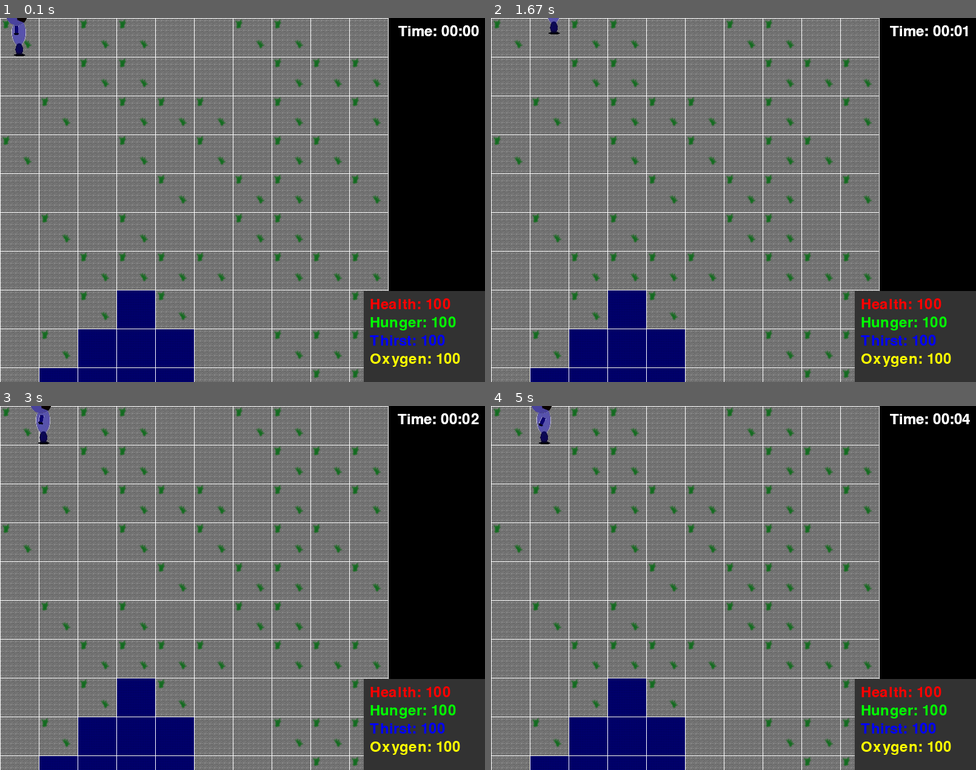
Above: before the commit, frames 1-4 (two rows, left to right).
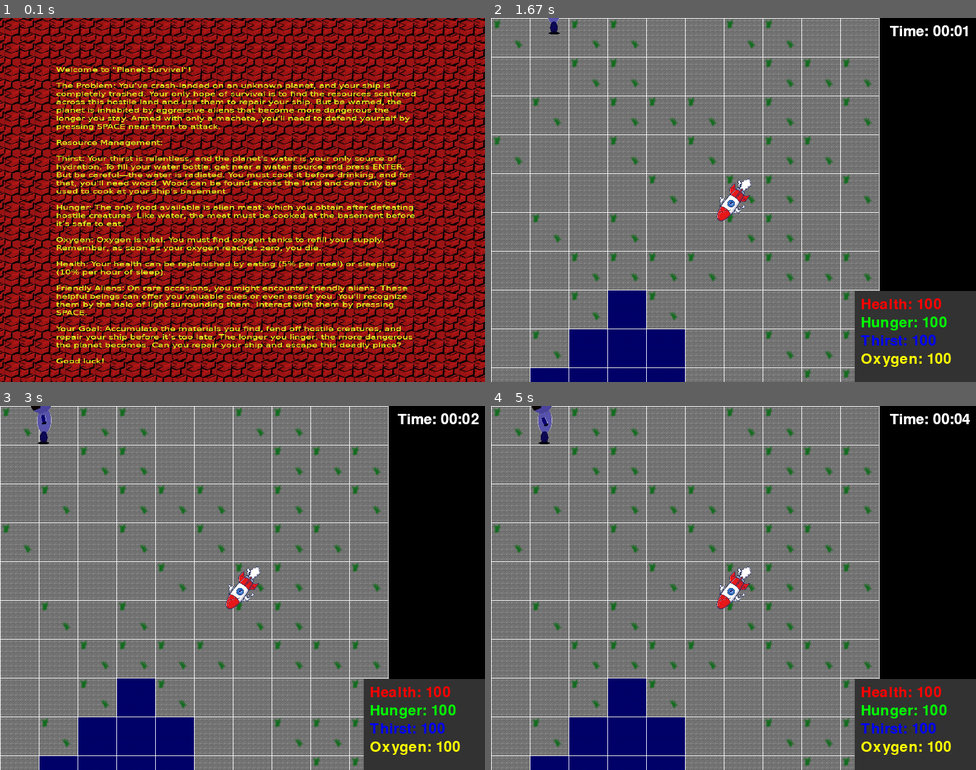
Above: after the commit, the same moments.

Repository: Mael-Pilon-Joly/alien-survival-game
Game: pygame game, started from pygame_basic.py
The game is run twice, just before and just after one commit, with the same random seed, the same clock (stepped at 60 frames per second) and the same inputs.
Inputs:
- Up to frame 1 (0.1 s): no input
- Up to frame 2 (1.67 s): tap S at 0.33 s; hold Right 0.67-1.13 s; hold Up 1.17-1.47 s; hold Right from 1.5 s (still down)
- Up to frame 3 (3 s): release Right at 1.97 s; hold Left 2-2.53 s; hold Down 2.57-2.87 s; hold Left from 2.9 s (still down)
- Up to frame 4 (5 s): release Left at 3.3 s; hold Up 3.33-3.7 s; hold Right 3.73-4.37 s; hold Down 4.4-4.77 s; hold Left from 4.8 s (still down)

The runs differ from the first frame. In frame 1, 98% of the frame differs, in the area x 0-100%, y 0-100%; in frame 2, 0.4%; in frame 3, 0.5%; in frame 4, 0.5%.

Commit message:
starting border and adding ship

Diff:
--- /dev/null
+++ b/intro.py
@@ -0,0 +1,30 @@
+import pygame
+
+# Initialize Pygame
+pygame.init()
+SCREEN_WIDTH = 800
+SCREEN_HEIGHT = 600
+
+intro_image = pygame.image.load('./assets/intro.png')
+intro_image = pygame.transform.scale(intro_image, (SCREEN_WIDTH, SCREEN_HEIGHT))
+
+
+def display_intro(screen):
+    screen.blit(intro_image, (0, 0))  # Draw the image on the screen at position (0, 0)
+    pygame.display.flip()
+
+# Function to handle the intro screen
+def intro_screen(screen):
+
+    intro_active = True
+    while intro_active:
+        for event in pygame.event.get():
+            if event.type == pygame.QUIT:
+                pygame.quit()
+                exit()
+
+            if event.type == pygame.KEYDOWN:
+                if event.key == pygame.K_s:  # Check if "S" key is pressed
+                    intro_active = False  # Exit the intro screen
+
+        display_intro(screen)
--- a/pygame_basic.py
+++ b/pygame_basic.py
@@ -3,11 +3,14 @@
 import time
 import sys
 import math
+from intro import intro_screen
+from ship import draw_boundary, draw_ship
 
 pygame.init()
 
 SCREEN_WIDTH = 800
 SCREEN_HEIGHT = 600
+
 # Set up display
 screen = pygame.display.set_mode((SCREEN_WIDTH, SCREEN_HEIGHT))
 pygame.display.set_caption('Random Map Grid')
@@ -21,13 +24,14 @@
         self.hunger = 100
         self.thirst = 100
         self.oxygen = 100
+        self.game_over = False
 
 # Create game state
 state = GameState()
 
 # Font for displaying stats
 font = pygame.font.Font(None, 36)
-
+game_over_font = pygame.font.Font(None, 72)
 
 # Time management variables
 game_minutes_passed = 0  # Define this outside the function
@@ -49,12 +53,30 @@
             state.thirst -= 7
             state.oxygen -= 3
 
+        if state.hunger == 0:
+            state.health -= 10
+
+        if state.thirst == 0:
+            state.health -= 20
+
+        if state.oxygen == 0:
+            state.health -=100
+
+        if state.health == 0:
+            state.game_over = True
+
             # Ensure values don't go below zero
             state.hunger = max(state.hunger, 0)
             state.thirst = max(state.thirst, 0)
             state.oxygen = max(state.oxygen, 0)
+            state.health = max(state.health, 0)
+
+
 
 def draw_stats(screen, state, font):
+    if state.game_over:
+        return
+
     # Display the current in-game time and resource stats in a square in the bottom right
     health_text = font.render(f'Health: {int(state.health)}', True, (255, 0, 0))
     hunger_text = font.render(f'Hunger: {int(state.hunger)}', True, (0, 255, 0))
@@ -77,6 +99,12 @@
 
     # Display the time in the upper right corner
     screen.blit(time_text, (screen.get_width() - time_text.get_width() - 10, 10))
+
+def display_game_over(screen):
+    screen.fill((0, 0, 0))  # Black background
+    game_over_text = game_over_font.render("GAME OVER", True, (255, 0, 0))
+    screen.blit(game_over_text, (screen.get_width() // 2 - game_over_text.get_width() // 2, screen.get_height() // 2 - game_over_text.get_height() // 2))
+    pygame.display.flip()
 
 
 # Define grid size
@@ -85,6 +113,9 @@
 TILE_SIZE = 64
 x_pos = 0
 y_pos = 0
+
+currentXArea = 0
+currentYArea = 0
 
 # Arm swing settings
 arm_angle = 0
@@ -184,7 +215,11 @@
 
 # Main game loop
 running = True
+intro = True
 while running:
+    if (intro):
+      intro_screen(screen)
+      intro = False
     for event in pygame.event.get():
         if event.type == pygame.QUIT:
             running = False
@@ -205,8 +240,9 @@
         if(adj_x) % TILE_SIZE == 0:
           if (adj_x / TILE_SIZE < 0):
            adj_x = 9 * TILE_SIZE
-           grid = generate_grid_with_lake_and_grass(GRID_ROWS, GRID_COLS, lake_size=8)
-           inverse_grid = transpose_grid(grid)
+           if currentXArea > -4:
+              grid = generate_grid_with_lake_and_grass(GRID_ROWS, GRID_COLS, lake_size=8)
+              inverse_grid = transpose_grid(grid)
            out_of_bound = True
           print("modulo x")
           print(adj_x,adj_y)
@@ -215,13 +251,15 @@
 
           if inverse_grid[int(adj_x/TILE_SIZE)][int(math.floor(adj_y/TILE_SIZE))]== 0 or inverse_grid[int(adj_x/TILE_SIZE)][int(math.floor(adj_y/TILE_SIZE))] == 2:
             if out_of_bound:
-              x_pos = 9* TILE_SIZE;
+              if currentXArea >-4:
+                x_pos = 9* TILE_SIZE;
+                currentXArea -= 1
               out_of_bound = False
             else:
               x_pos -= move_speed
         else:
             x_pos -= move_speed
-        direction = 1
+        direction = -1
         moving = True
 
 
@@ -235,8 +273,9 @@
         if (adj_x) % TILE_SIZE == 0:
           if (adj_x / TILE_SIZE >= 10):
               adj_x = 0
-              grid = generate_grid_with_lake_and_grass(GRID_ROWS, GRID_COLS, lake_size=8)
-              inverse_grid = transpose_grid(grid)
+              if currentXArea < 4:
+                grid = generate_grid_with_lake_and_grass(GRID_ROWS, GRID_COLS, lake_size=8)
+                inverse_grid = transpose_grid(grid)
               out_of_bound = True
 
           print("modulo x")
@@ -246,7 +285,9 @@
 
           if inverse_grid[int(adj_x/TILE_SIZE)][int(math.floor(adj_y/TILE_SIZE))]== 0 or inverse_grid[int(adj_x/TILE_SIZE)][int(math.floor(adj_y/TILE_SIZE))] == 2:
             if out_of_bound:
-              x_pos = 0;
+              if currentXArea < 4:
+                x_pos = 0;
+                currentXArea += 1
               out_of_bound = False
             else:
               x_pos += move_speed
@@ -278,6 +319,7 @@
           if inverse_grid[int(math.floor(adj_x/TILE_SIZE))][int(adj_y/TILE_SIZE)-1] == 0 or inverse_grid[int(math.floor(adj_x/TILE_SIZE))][int(adj_y/TILE_SIZE)-1] == 2:
             if out_of_bound:
               y_pos = 9* TILE_SIZE;
+              currentYArea -= 1
               out_of_bound = False
             else:
               y_pos -= move_speed
@@ -306,6 +348,7 @@
           if inverse_grid[int(math.floor(adj_x/TILE_SIZE))][int(adj_y/TILE_SIZE)] == 0 or inverse_grid[int(math.floor(adj_x/TILE_SIZE))][int(adj_y/TILE_SIZE)] == 2:
             if out_of_bound:
               y_pos = 0;
+              currentYArea += 5
               out_of_bound = False
             else:
               y_pos += move_speed
@@ -325,37 +368,48 @@
 
     # Clear the screen
     screen.fill((0, 0, 0))
-    # Draw the grid
-    draw_grid(screen, grid)
-    draw_grid_overlay(screen, GRID_ROWS, GRID_COLS, TILE_SIZE)
-
-
-    # Flip images based on direction
-    if direction == 1:
-        head = head_image
-        body = body_image
-        arm = pygame.transform.rotate(arm_image, arm_angle)
+    if not state.game_over:
+        # Draw the grid
+        draw_grid(screen, grid)
+        draw_grid_overlay(screen, GRID_ROWS, GRID_COLS, TILE_SIZE)
+
+
+        # Flip images based on direction
+        if direction == 1:
+            head = head_image
+            body = body_image
+            arm = pygame.transform.rotate(arm_image, arm_angle)
+        else:
+            head = pygame.transform.flip(head_image, True, False)
+            body = pygame.transform.flip(body_image, True, False)
+            arm = pygame.transform.flip(pygame.transform.rotate(arm_image, arm_angle), True, False)
+
+        # Draw the body first, then the head and arm on top
+        screen.blit(body, (x_pos, y_pos))
+        screen.blit(head, (x_pos + 10, y_pos - 20))  # Adjust head position as needed
+        screen.blit(arm, (x_pos + 13, y_pos +12))  # Adjust arm position as needed
+
+        # Frame rate
+        pygame.time.Clock().tick(30)
+
+        #elapsed_time = clock.get_time() / 1000.0  # Get elapsed time in seconds
+        elapsed_time = clock.get_time() / 1000.0  # Get elapsed time in seconds
+        update_resources(state)
+
+         # Draw the boundary if at the edge of the world
+        draw_boundary(screen, currentXArea, currentYArea)
+
+        # Draw the resource stats
+        draw_stats(screen, state, font)
+
+         # Draw the ship if in (0,0)
+        draw_ship(screen, currentXArea, currentYArea)
+
+
+        # Update the display
+        pygame.display.flip()
     else:
-        head = pygame.transform.flip(head_image, True, False)
-        body = pygame.transform.flip(body_image, True, False)
-        arm = pygame.transform.flip(pygame.transform.rotate(arm_image, arm_angle), True, False)
-
-    # Draw the body first, then the head and arm on top
-    screen.blit(body, (x_pos, y_pos))
-    screen.blit(head, (x_pos + 10, y_pos - 20))  # Adjust head position as needed
-    screen.blit(arm, (x_pos + 13, y_pos +12))  # Adjust arm position as needed
-
-    # Frame rate
-    pygame.time.Clock().tick(30)
-
-    #elapsed_time = clock.get_time() / 1000.0  # Get elapsed time in seconds
-    elapsed_time = clock.get_time() / 1000.0  # Get elapsed time in seconds
-    update_resources(state)
-
-    # Draw the resource stats
-    draw_stats(screen, state, font)
-
-    # Update the display
-    pygame.display.flip()
+        display_game_over(screen)
+
 
 pygame.quit()
--- a/resource_management.py
+++ /dev/null
@@ -1,46 +0,0 @@
-import pygame
-
-class GameState:
-    def __init__(self):
-        self.health = 100
-        self.hunger = 100
-        self.thirst = 100
-        self.oxygen = 100
-
-def update_resources(state, elapsed_time, real_seconds_per_game_hour, time):
-    global game_hours_passed, last_update_time
-    current_time = time.time()
-    elapsed_time = current_time - last_update_time
-
-    # Convert elapsed real time to game hours
-    game_hours = int(elapsed_time / real_seconds_per_game_hour)
-
-    if game_hours > 0:
-        # Deplete resources based on how many game hours have passed
-        state.hunger -= game_hours * 5  # Example: Decrease hunger by 5 units per hour
-        state.thirst -= game_hours * 7  # Example: Decrease thirst by 7 units per hour
-        state.oxygen -= game_hours * 3  # Example: Decrease oxygen by 3 units per hour
-
-        # Ensure values don't go below zero
-        state.hunger = max(state.hunger, 0)
-        state.thirst = max(state.thirst, 0)
-        state.oxygen = max(state.oxygen, 0)
-
-        # Update game hours passed and reset timer
-        game_hours_passed += game_hours
-        last_update_time = current_time
-
-def draw_stats(screen, state, font):
-    # Display the current in-game time and resource stats in a square in the bottom right
-    health_text = font.render(f'Health: {int(state.health)}', True, (255, 0, 0))
-    hunger_text = font.render(f'Hunger: {int(state.hunger)}', True, (0, 255, 0))
-    thirst_text = font.render(f'Thirst: {int(state.thirst)}', True, (0, 0, 255))
-    oxygen_text = font.render(f'Oxygen: {int(state.oxygen)}', True, (255, 255, 0))
-
-    # Draw the stats in a square at the bottom right
-    pygame.draw.rect(screen, (50, 50, 50), (600, 450, 200, 150))  # Background square
-
-    screen.blit(health_text, (610, 460))
-    screen.blit(hunger_text, (610, 490))
-    screen.blit(thirst_text, (610, 520))
-    screen.blit(oxygen_text, (610, 550))
--- /dev/null
+++ b/ship.py
@@ -0,0 +1,36 @@
+# Load images
+import pygame
+
+screen_width = 800
+screen_height = 600
+
+ship_image = pygame.image.load('./assets/damaged_spaceship.png')
+ship_image = pygame.transform.scale(ship_image, (100, 100))
+
+# Load the border image
+border_image = pygame.image.load('./assets/earth.png')
+border_image = pygame.transform.scale(border_image, (screen_width, screen_height))
+
+
+
+# Function to draw the ship if in area (0,0)
+def draw_ship(screen, currentXArea, currentYArea):
+    if currentXArea == 0 and currentYArea == 0:
+        screen.blit(ship_image, (screen_width // 2 - ship_image.get_width() // 2, screen_height // 2 - ship_image.get_height() // 2))
+
+def draw_boundary(screen, currentXArea, currentYArea):
+    # Right border
+    if currentXArea == 4:
+        screen.blit(border_image, (screen_width - 150, 0))
+
+    # Left border
+    if currentXArea == -4:
+        screen.blit(border_image, (-screen_width + 10, 0))
+
+    # Bottom border
+    if currentYArea == 4:
+        screen.blit(border_image, (0, screen_height - 150))
+
+    # Top border
+    if currentYArea == -4:
+        screen.blit(border_image, (0, -screen_height + 150))
Binary file added: assets/damaged_spaceship.png
Binary file added: assets/earth.png
Binary file added: assets/intro.png
